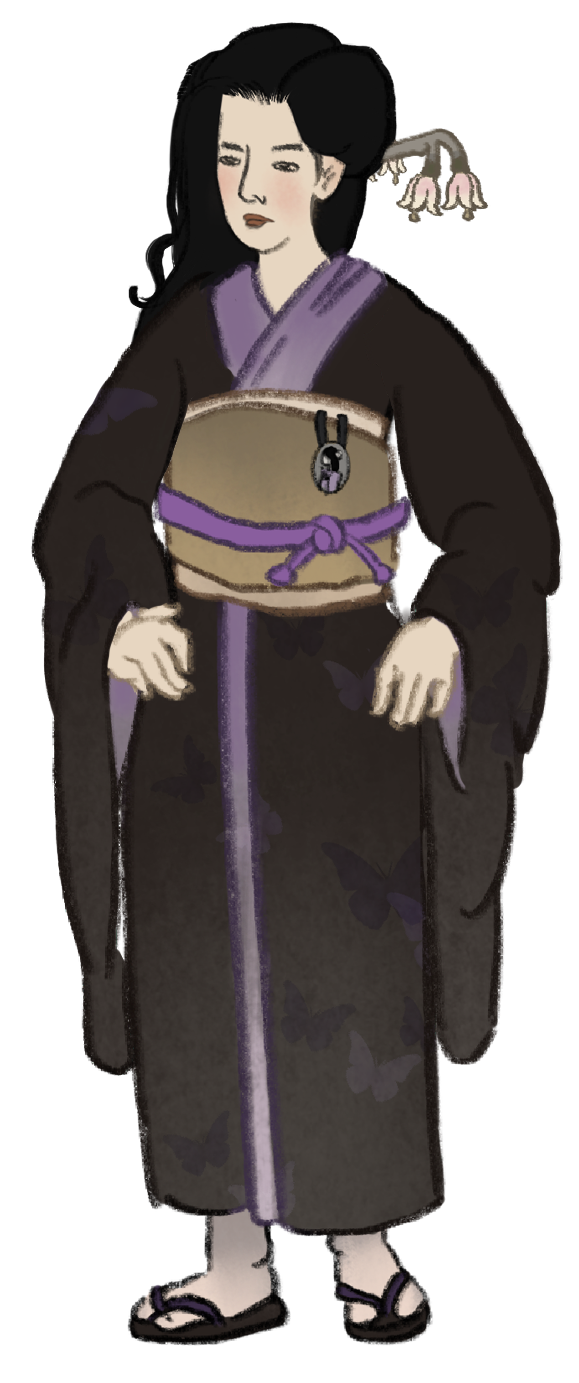
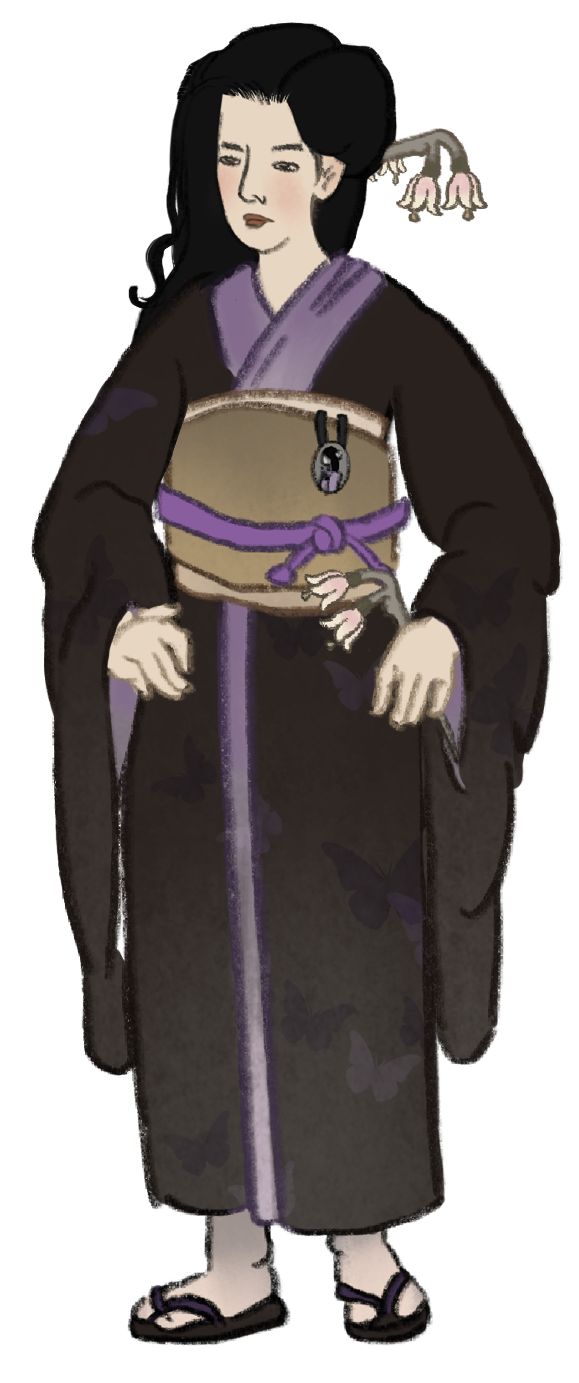
Layer changes from the first 579x1383 image to the second:
added layer "FlowerTwin" in group "Twin Girl" over box(300, 566, 459, 766)
